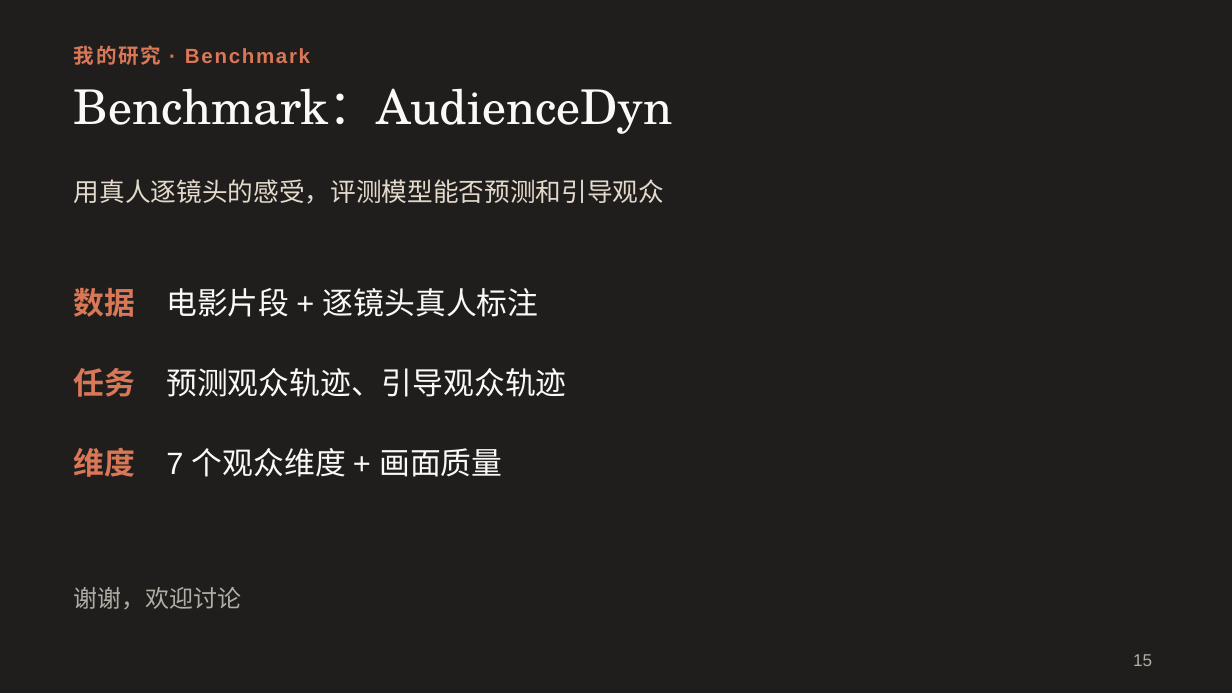
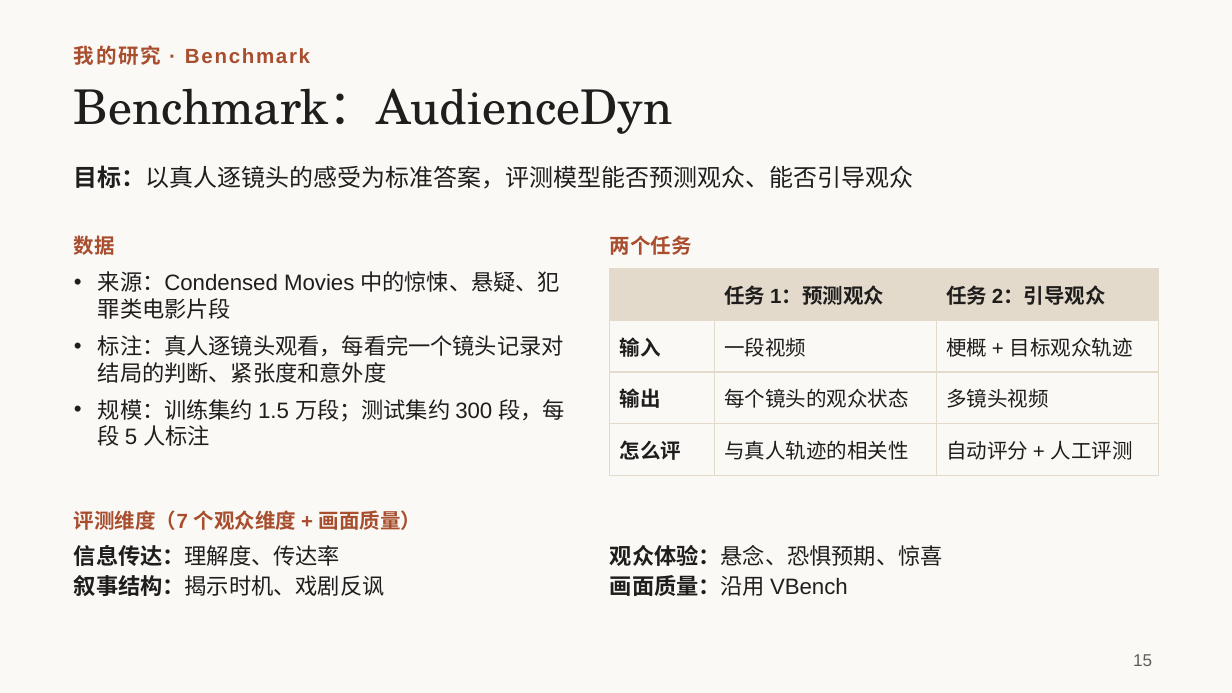
Before and after one commit to irving-2222/ICML, a slide deck: slide 15 of talk/研究分享_从多智能体协作到自进化.pptx. Drawn at 1232x693 pixels with LibreOffice and Linux fonts; fonts in the diff are those of the drawing. Boxes give left, top, right and bottom in pixels: in the first picture for what was removed or moved away, otherwise in the second. Text is boxed around its words. In the diff, an @@ line names an element or a change of style, - is before the commit and + after.

```diff
--- a/talk/研究分享_从多智能体协作到自进化.pptx
+++ b/talk/研究分享_从多智能体协作到自进化.pptx
@@ background #1F1E1D to #FAF9F5 @@
@@ text "我的研究 · Benchmark" at <box>74,45,310,65</box>: text colour #D97757 to #A84E2F @@
@@ title "Benchmark：AudienceDyn" at <box>74,88,673,134</box>: text colour #FAF9F5 to #1F1E1D @@
@@ text at <box>74,165,914,189</box>: text changed; size 15 to 14 pt; text colour #E3DACC to #1F1E1D @@
-用真人逐镜头的感受，评测模型能否预测和引导观众
+目标：以真人逐镜头的感受为标准答案，评测模型能否预测观众、能否引导观众
@@ text "目标：以真人逐镜头的感受为标准答案，评测模型能否预测观众、能否引导观众" at <box>74,165,914,189</box>: vertical alignment middle to top @@
@@ text at <box>74,235,115,255</box>: text changed; size 18 to 12 pt; text colour #FAF9F5 to #A84E2F; bold on @@
-数据 电影片段 + 逐镜头真人标注
+数据
@@ text added at <box>610,235,692,255</box>, 12 pt, text #A84E2F, bold @@
+两个任务
@@ text "来源：Condensed Movies 中的惊悚、悬疑、犯罪类电影片段" at <box>98,271,565,446</box>: vertical alignment middle to top @@
@@ table added at <box>610,269,1158,464</box>, 4 rows, 3 columns @@
+ | 任务 1：预测观众 | 任务 2：引导观众
+输入 | 一段视频 | 梗概 + 目标观众轨迹
+输出 | 每个镜头的观众状态 | 多镜头视频
+怎么评 | 与真人轨迹的相关性 | 自动评分 + 人工评测
@@ text at <box>98,271,565,446</box>: text changed; size 18 to 13 pt; text colour #FAF9F5 to #1F1E1D @@
-任务 预测观众轨迹、引导观众轨迹
+• 来源：Condensed Movies 中的惊悚、悬疑、犯罪类电影片段
+• 标注：真人逐镜头观看，每看完一个镜头记录对结局的判断、紧张度和意外度
+• 规模：训练集约 1.5 万段；测试集约 300 段，每段 5 人标注
@@ text at <box>74,510,422,530</box>: text changed; size 18 to 12 pt; text colour #FAF9F5 to #A84E2F; bold on @@
-维度 7 个观众维度 + 画面质量
+评测维度（7 个观众维度 + 画面质量）
@@ text added at <box>74,545,385,596</box>, 13 pt, text #1F1E1D @@
+信息传达：理解度、传达率
+叙事结构：揭示时机、戏剧反讽
@@ text added at <box>610,545,943,596</box>, 13 pt, text #1F1E1D @@
+观众体验：悬念、恐惧预期、惊喜
+画面质量：沿用 VBench
@@ text removed at <box>74,587,242,609</box> @@
-谢谢，欢迎讨论
@@ page number at <box>1133,654,1152,666</box>: text colour #B0AEA5 to #5E5D59 @@
```
